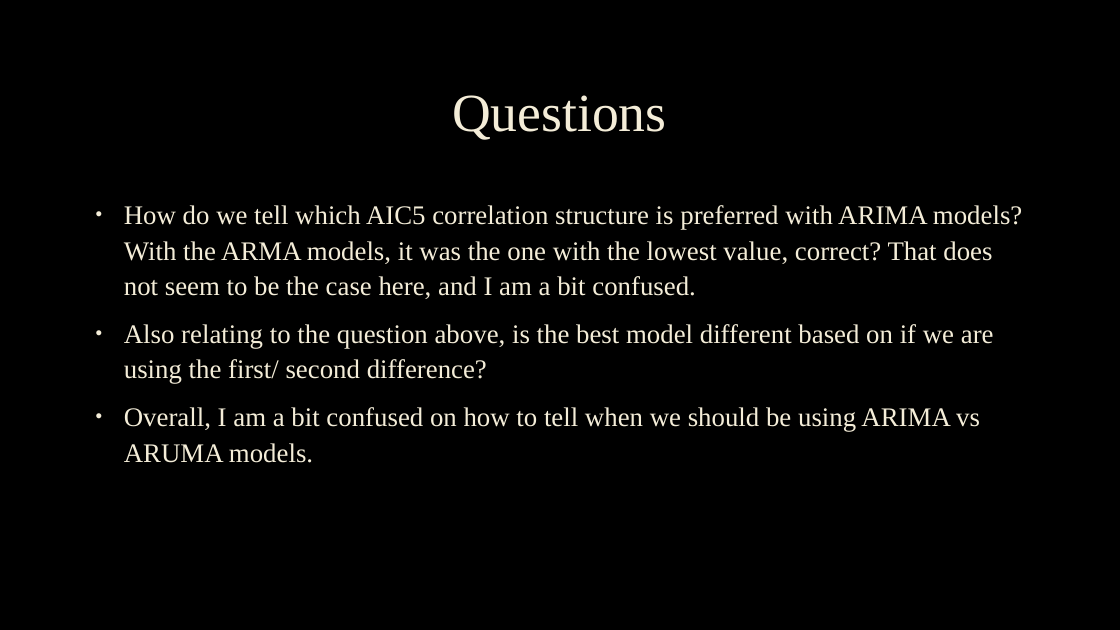
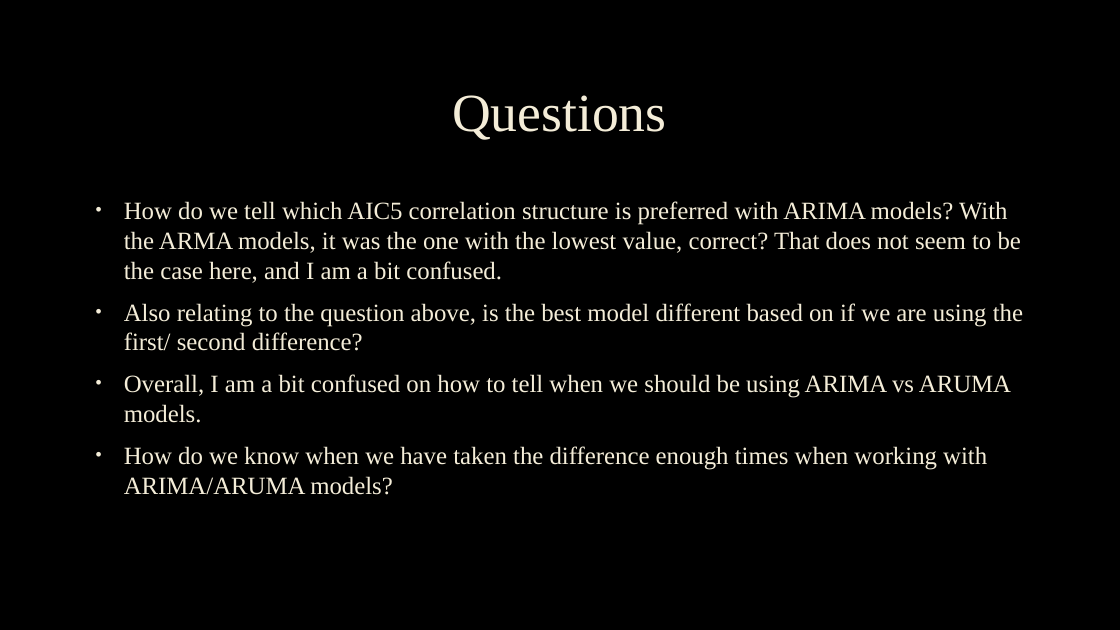
Before and after one commit to scottfrazier97/personalProjects, a slide deck: slide 9 of python_SMU/CALI FILES/TS/Scott_Frazier_FLS6.pptx (slide 7 before the commit). Drawn at 1120x630 pixels with LibreOffice and Linux fonts; fonts in the diff are those of the drawing; background and template pictures are left out. Boxes give left, top, right and bottom in pixels: in the first picture for what was removed or moved away, otherwise in the second. Text is boxed around its words. In the diff, an @@ line names an element or a change of style, - is before the commit and + after.

```diff
--- a/python_SMU/CALI FILES/TS/Scott_Frazier_FLS6.pptx
+++ b/python_SMU/CALI FILES/TS/Scott_Frazier_FLS6.pptx
@@ text at (124, 201, 1023, 423): size 23 to 21.3 pt in "How do we tell which AIC5 correlation ...", "Also relating to the question above, is ...", "Overall, I am a bit confused on ..."; line spacing 1.1 to 1 @@
@@ text at (124, 446, 987, 495): paragraph added @@
+• How do we know when we have taken the difference enough times when working with ARIMA/ARUMA models?
```
Also in this commit, not shown: 4 slides added, 2 slides removed, 10 other files.
